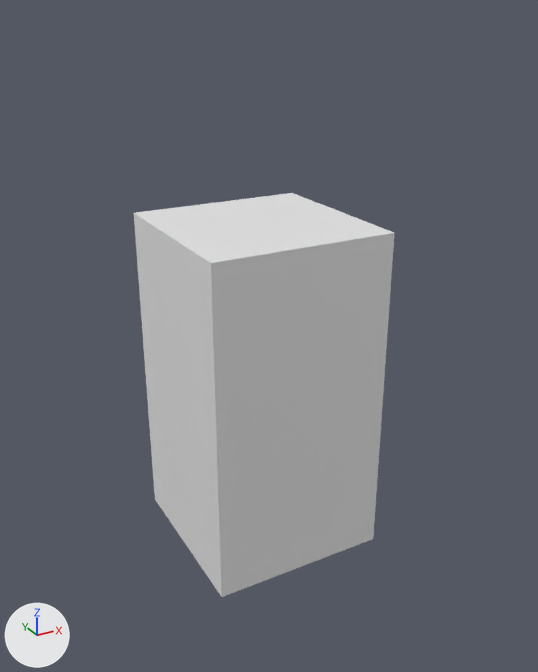
What one commit did to the Blender file LD49/Assets/Models/Props/Lantern.blend.
Camera for both pictures: a 50 mm camera at (-3.56, -6.7, 5.78) aimed at (0.05, -0.14, 2.5). Every picture has the same lights, and +X, +Y and +Z are marked at lower left.
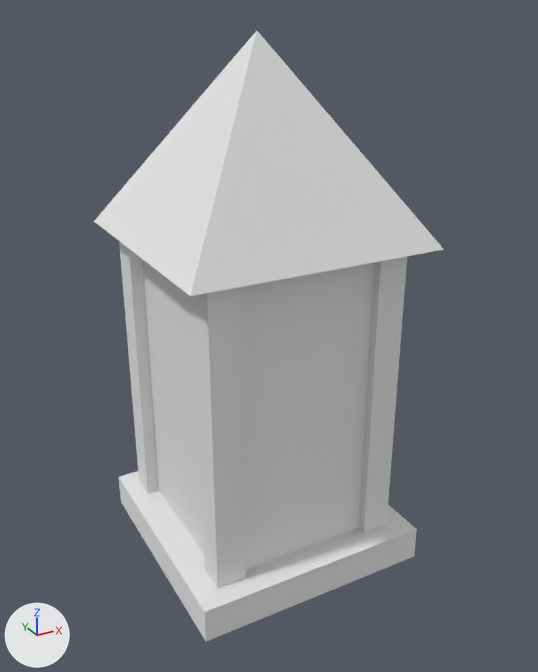
The change in detail:
Material 'Light' (mat_light) is new.
Its base color is (0.8, 0.8, 0.8) (white #e7e7e7).
Material 'metal' (mat_metal) is new.
Its base color is (0.8, 0.8, 0.8) (white #e7e7e7).
me_cube_001 has 8 vertices, 6 faces and spans x -1.0..1.0, y -1.0..1.0, z -0.01..3.75.
me_cube_001 is used by ob_cube; location (0.0, 0.0, 0.0).
Verts and faces of me_cube_001; kept vertices keep their numbers, new ones are numbered from 8.
me_cube_001 part 1: a new loose piece, a box spanning x -1.15..-0.82, y 0.81..1.14, z -0.01..3.75, in mat_metal (white #e7e7e7).
me_cube_001 part 2: a new loose piece, a box spanning x 0.77..1.09, y -1.11..-0.79, z -0.01..3.75, in mat_metal (white #e7e7e7).
me_cube_001 part 3: a new loose piece, a box spanning x -1.09..-0.77, y -1.11..-0.79, z -0.01..3.75, in mat_metal (white #e7e7e7).
me_cube_001 part 4: a new loose piece, a box spanning x -1.35..1.35, y -1.35..1.35, z -0.15..0.24, in mat_metal (white #e7e7e7).
Part 5, on me_cube_001:
New vertex 8 is at (-1.35, -1.35, 3.62), pixel (190, 296).
New vertex 9 is at (0.0, 0.0, 5.6), pixel (256, 30).
New vertex 10 is at (-1.35, 1.35, 3.62), pixel (93, 221).
New vertex 11 is at (1.35, -1.35, 3.62), pixel (444, 249).
New vertex 12 is at (1.35, 1.35, 3.62).
New faces: (8, 9, 10), (9, 12, 10), (9, 11, 12), (8, 11, 9), (8, 10, 12, 11) (mat_metal (white #e7e7e7)).
me_cube_001 now uses material mat_metal (white #e7e7e7).
me_cube_001 now uses material mat_light (white #e7e7e7).

Where the change shows, as pixel boxes [x1, y1, x2, y2] in the pictures (538 x 672 px):
'Cube', reshaped (34% wider, 51% taller): before [134, 193, 394, 597]; after [94, 31, 444, 641]
part 1 of me_cube_001, added: after [119, 241, 159, 494]
part 2 of me_cube_001, added: after [358, 256, 407, 533]
part 3 of me_cube_001, added: after [193, 287, 245, 588]
part 4 of me_cube_001, added: after [119, 471, 417, 641]
part 5 of me_cube_001, added: after [94, 31, 444, 296]
